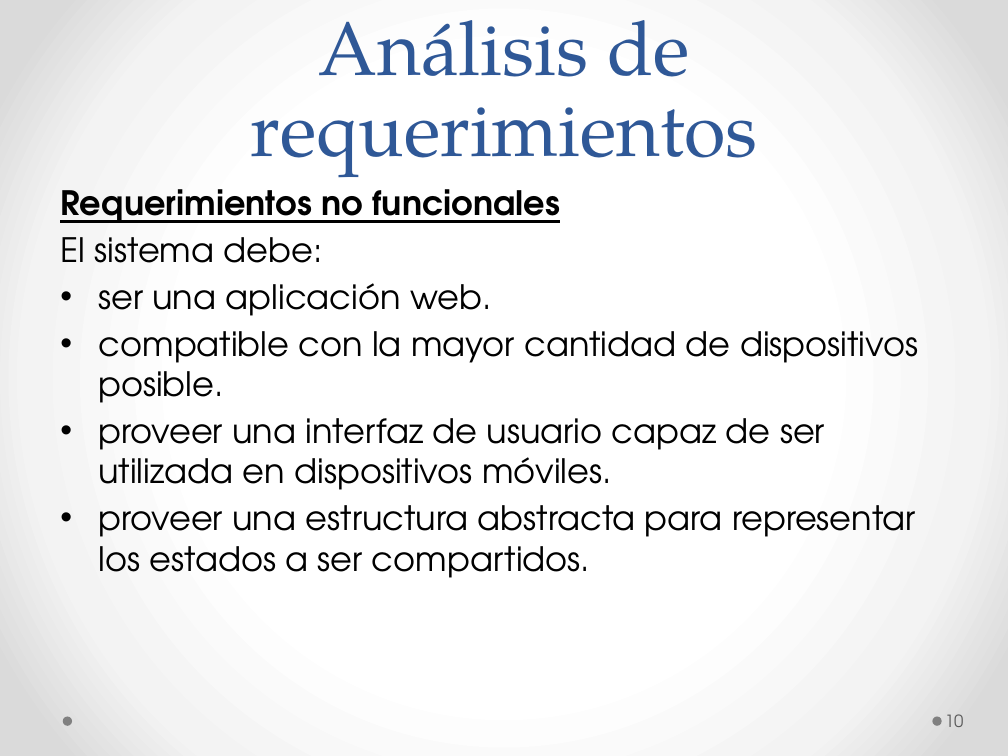
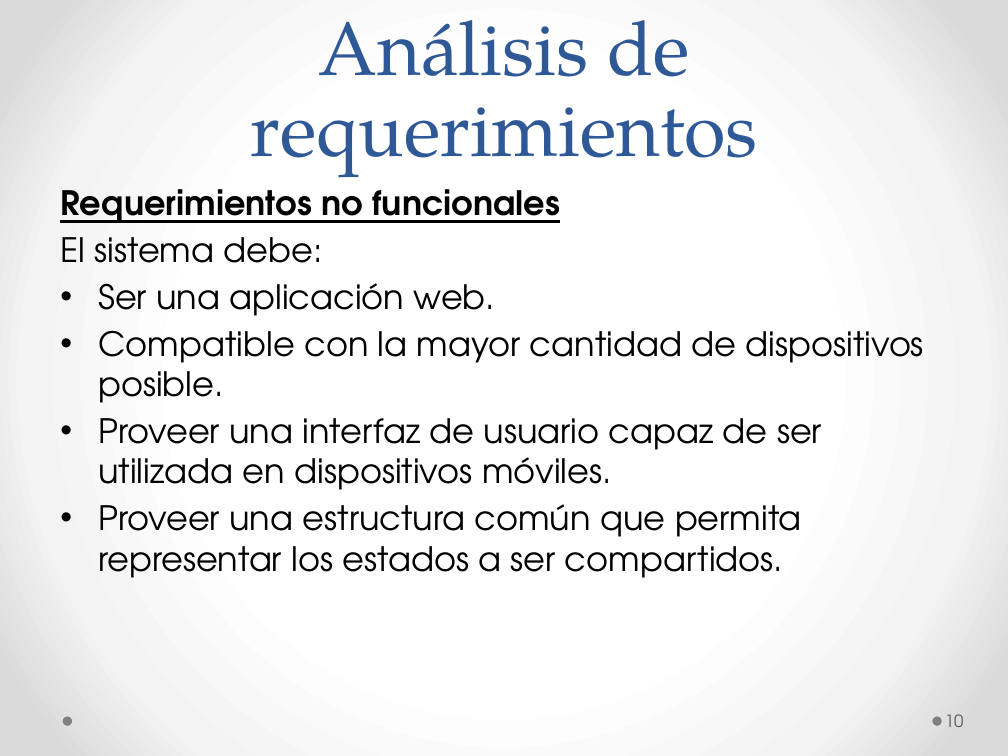
Before and after one commit to ygd182/placeon, a slide deck: slide 10 of Informes/PlaceOn.pptx. Drawn at 1008x756 pixels with LibreOffice and Linux fonts; fonts in the diff are those of the drawing. Boxes give left, top, right and bottom in pixels: in the first picture for what was removed or moved away, otherwise in the second. Text is boxed around its words. In the diff, an @@ line names an element or a change of style, - is before the commit and + after.

```diff
--- a/Informes/PlaceOn.pptx
+++ b/Informes/PlaceOn.pptx
@@ text at box(98, 283, 924, 578): text changed @@
-• ser una aplicación web.
-• compatible con la mayor cantidad de dispositivos posible.
-• proveer una interfaz de usuario capaz de ser utilizada en dispositivos móviles.
-• proveer una estructura abstracta para representar los estados a ser compartidos.
+• Ser una aplicación web.
+• Compatible con la mayor cantidad de dispositivos posible.
+• Proveer una interfaz de usuario capaz de ser utilizada en dispositivos móviles.
+• Proveer una estructura común que permita representar los estados a ser compartidos.
```
Also in this commit, not shown: 4 other slides changed.
